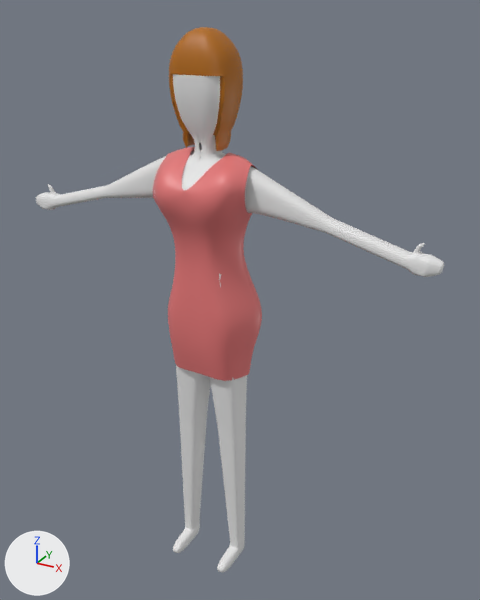
One commit to the FBX model Content/FBX/Weibsbild2.fbx: the scene before it, then after it.
The view is the same before and after, from a 50 mm camera at (3.1, -6.99, 2.91) aimed at (-0.05, -1.26, 0.04). Lighting does not change. The marker at lower left points along +X, +Y and +Z. Where no turn or scale is listed for an object, it has been applied to the vertices. Vertices at the same position are counted once.

In view in the first picture: 'Body', 'Kleid'.
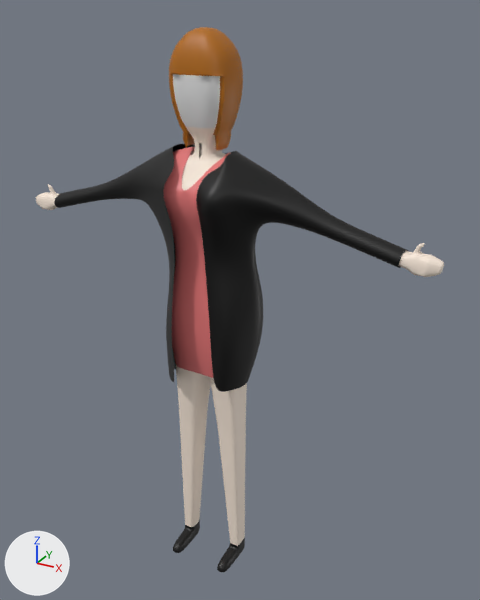
The change, as a diff of the scene's bpy script:
```diff
--- a/Content/FBX/Weibsbild2.fbx.py
+++ b/Content/FBX/Weibsbild2.fbx.py
@@ mat_mat @@
+mat_mat = principled_material('Mat')
+mat_mat.base_color = (0.0, 0.0, 0.0)  # black #000000
@@ me_mesh @@
 # used by ob_body; location = (-0.29, -1.49, -0.29)
-me_mesh.from_pydata(...)  # 9753 vertices, 9654 faces; spans x -2.34..2.34, y -0.42..0.36, z -2.97..3.04
+me_mesh.from_pydata(...)  # 9754 vertices, 9654 faces; spans x -2.34..2.34, y -0.42..0.36, z -2.97..3.04
+# me_mesh part 1: 1136 faces spanning x -0.39..0.39, y -0.42..0.09, z -2.97..-2.76 switch from mat_skin (its picture is missing) to mat_mat (black #000000)
 me_mesh.materials.append(mat_haar)
@@ me_mesh_1 @@
+me_mesh_1.from_pydata(...)  # 6439 vertices, 6272 faces; spans x -2.28..1.72, y -1.11..-0.11, z -0.94..1.68
+me_mesh_1.materials.append(mat_mat)  # black #000000
@@ ob_mantel @@
+ob_mantel = bpy.data.objects.new('Mantel', me_mesh_1)
+ob_mantel.location = (0.0, -0.93, 0.0)
```

Changed parts and their boxes (x1, y1, x2, y2) in the pictures (480 x 600 px):
'Mantel', added (black): after (54, 144, 408, 392)
part 1 of me_mesh, recoloured (white to black): (173, 520, 245, 572) in both
'Kleid', unchanged, covered by the edit: before (153, 147, 262, 381); after (163, 147, 230, 378)
